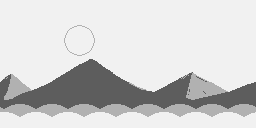
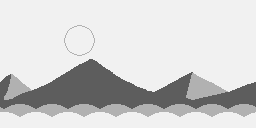
Layer changes from the first 256x128 image to the second:
painted on "Back" over (4, 72, 207, 95)
